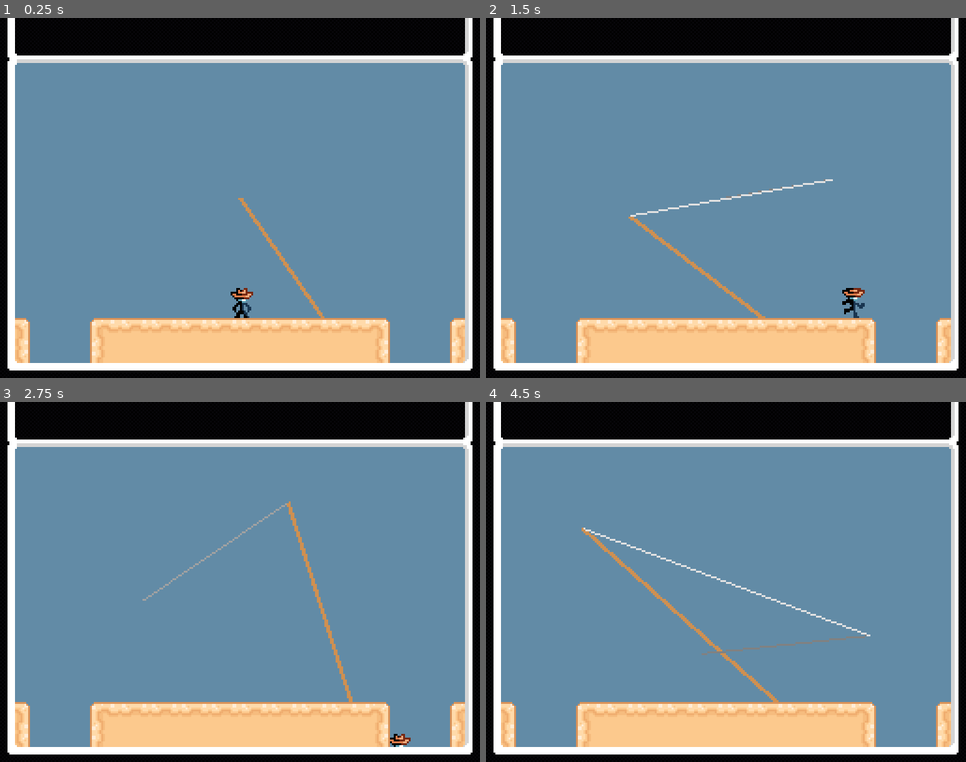
Above: before the commit, frames 1-4 (two rows, left to right).
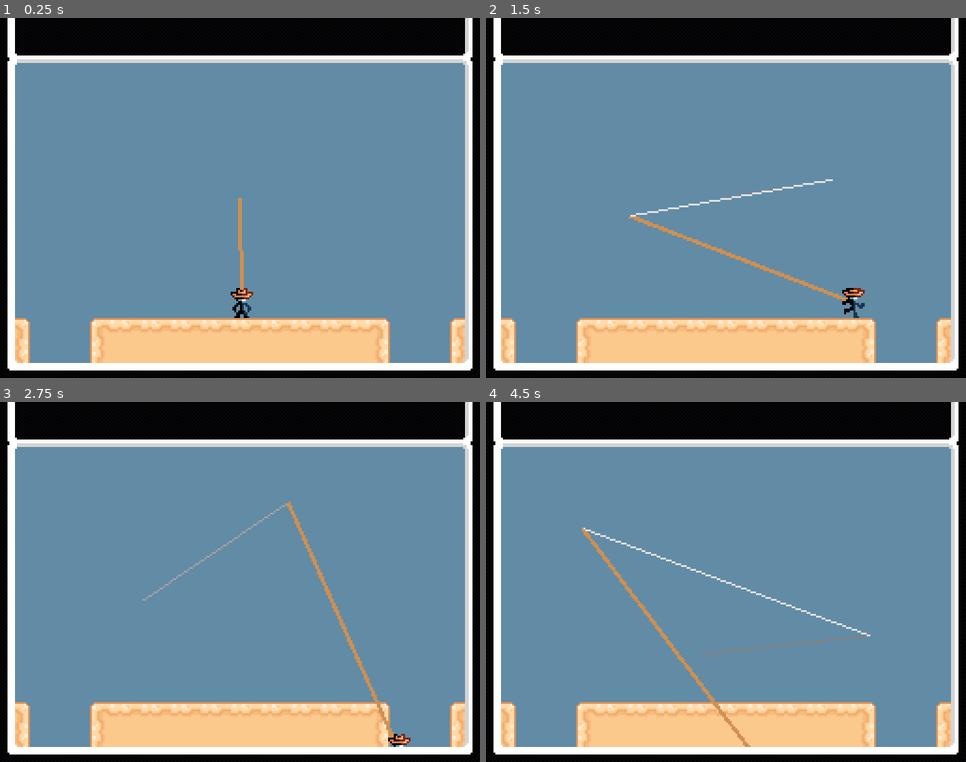
Above: after the commit, the same moments.

Repository: Jcodefox/GMTK-2025
Game: Godot game, scene res://scenes/topscenes/gameplay_topscene.tscn
Two runs of this game, one before a commit and one after it. Both use one fixed random seed, a clock stepped at 60 frames per second and the inputs below.
Inputs (mouse positions are in pixels of both pictures, inside the frame that each line leads up to):
- Up to frame 1 (0.25 s): no input
- Up to frame 2 (1.5 s): move the mouse to (831, 180) at 0.52 s; hold D (move_right) from 0.53 s (still down); tap Space (move_jump) at 0.77 s; move the mouse to (630, 216) at 1.27 s
- Up to frame 3 (2.75 s): tap Space (move_jump) at 1.52 s; move the mouse to (288, 502) at 2.02 s; release D (move_right) at 2.03 s; hold A (move_left) from 2.03 s (still down)
- Up to frame 4 (4.5 s): move the mouse to (702, 654) at 2.77 s; release A (move_left) at 2.78 s; hold D (move_right) 2.78-4.28 s; tap Space (move_jump) at 3.02, 3.77 s; move the mouse to (870, 636) at 3.52 s; move the mouse to (582, 528) at 4.27 s; hold A (move_left) from 4.28 s (still down)

The runs differ from the first frame. In frame 1, 0.5% of the frame differs, in the area x 49-68%, y 50-84%; in frame 2, 0.8%; in frame 3, 0.9%; in frame 4, 1.1%, in the area x 20-61%, y 35-96%.

Commit message:
lassoing changes

Diff:
--- a/scenes/topscenes/gameplay_topscene.tscn
+++ b/scenes/topscenes/gameplay_topscene.tscn
@@ -8,9 +8,12 @@
 [node name="GameplayTopscene" type="Node2D"]
 
 [node name="Player" parent="." instance=ExtResource("1_rncwu")]
+z_index = 8
 position = Vector2(129, 151)
 
-[node name="Lasso" parent="." instance=ExtResource("2_u55sw")]
+[node name="Lasso" parent="Player" instance=ExtResource("2_u55sw")]
+z_index = 4
+z_as_relative = false
 
 [node name="BackCanvasLayer" type="CanvasLayer" parent="."]
 layer = -128
@@ -31,7 +34,6 @@
 offset_bottom = 40.0
 texture = ExtResource("3_pyq0w")
 
-
 [node name="Camera2D" type="Camera2D" parent="."]
 position = Vector2(128, 96)
 
--- a/scripts/prefabs/lasso_v2.gd
+++ b/scripts/prefabs/lasso_v2.gd
@@ -13,15 +13,15 @@
 func _ready():
 	lines_mesh_instance.mesh = lines_immediate_mesh
 	lines_mesh_instance.name = "LinesMeshInstance"
-	lines_mesh_instance.z_index = 127
-	add_child(lines_mesh_instance)
+	lines_mesh_instance.z_index = 4
+	get_tree().current_scene.add_child.call_deferred(lines_mesh_instance)
 
 func _process(delta: float):
 	cumulative_delta += delta
 
-	points = PackedVector2Array([Vector2(200, 200), get_local_mouse_position()])
+	points = PackedVector2Array([Vector2(0, 0), get_local_mouse_position()])
 
-	line_vertex_positions.push_back(get_local_mouse_position())
+	line_vertex_positions.push_back(get_global_mouse_position())
 	line_vertex_time.push_back(cumulative_delta)
 	while sum_line_distance() > max_line_distance:
 		line_vertex_positions.remove_at(0)
Not shown: 1 places in scenes/topscenes/gameplay_topscene.tscn that only renumber resources
